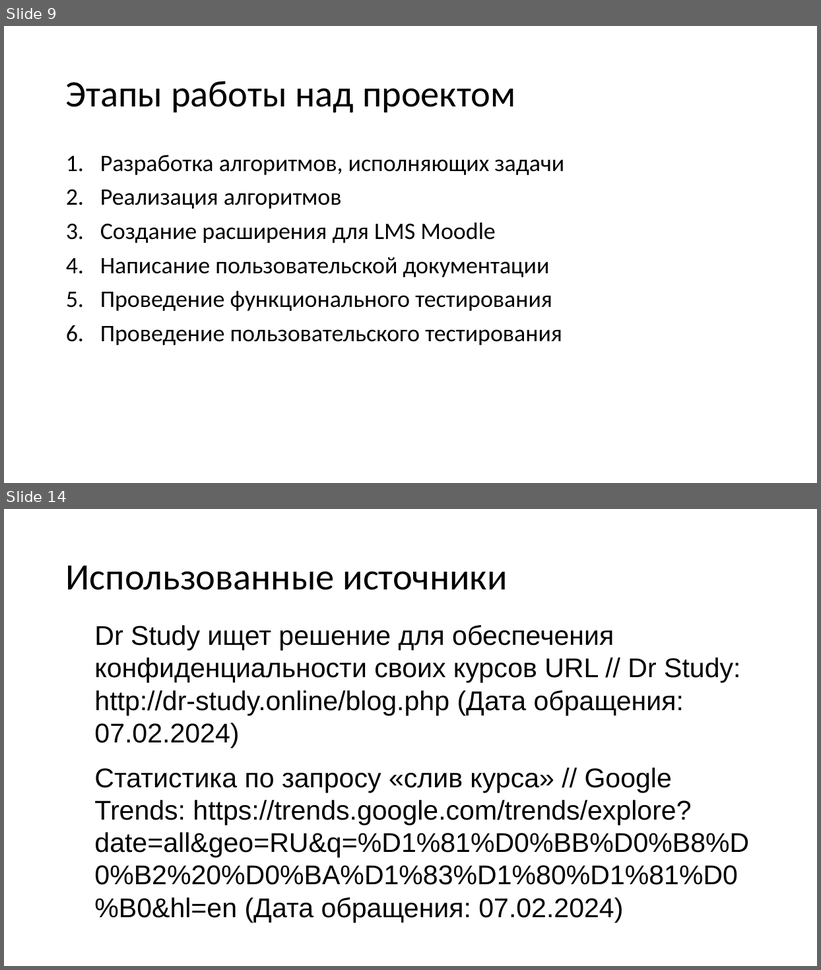
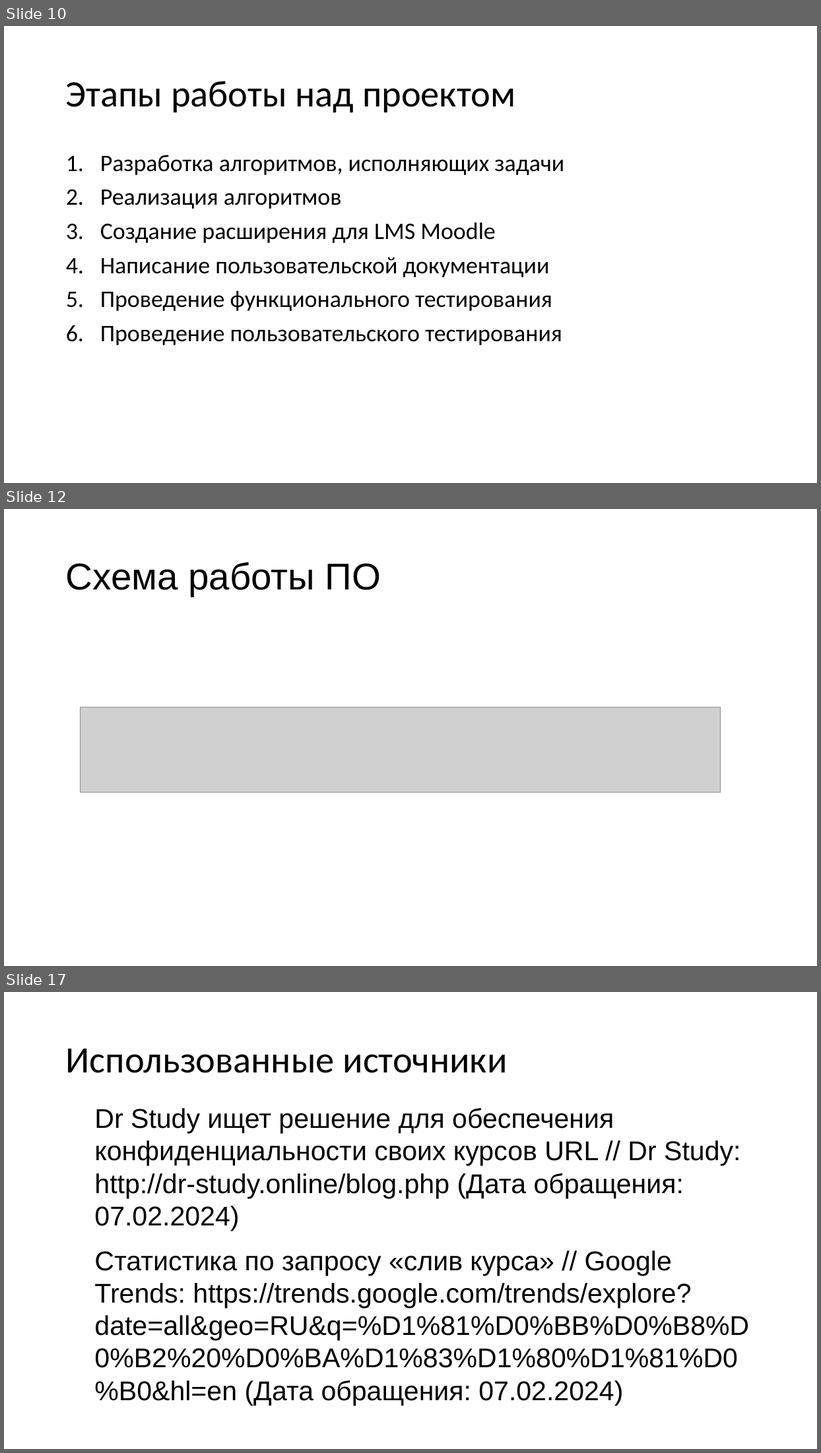
Before and after one commit to vanindm/vanindm.github.io, a slide deck: files/ИБ.pptx. Shown one above the other, each under a label of ours: slides 9 and 14 before the commit, slides 10, 12 and 17 after it; the slides between them are not shown. The pictures are 821x970 and 821x1453 pixels, drawn with LibreOffice and Linux fonts; fonts in the diff are those of the drawing; grey boxes stand for pictures. Boxes give left, top, right and bottom in pixels: in the first picture for what was removed or moved away, otherwise in the second. Text is boxed around its words. In the diff, an @@ line names an element or a change of style, - is before the commit and + after.

```diff
--- a/files/ИБ.pptx
+++ b/files/ИБ.pptx
@@ slide 12 added at [4,509,817,966], background #FFFFFF @@
@@ title added at [66,562,381,596], 44 pt, text #000000 @@
+Схема работы ПО
@@ picture added at [81,707,721,793] @@
@@ what was slide 9 is now slide 10 @@
@@ what was slide 14 is now slide 17 @@
```
Also in this commit, not shown: 6 slides changed, 3 other slides added, 1 other file.
